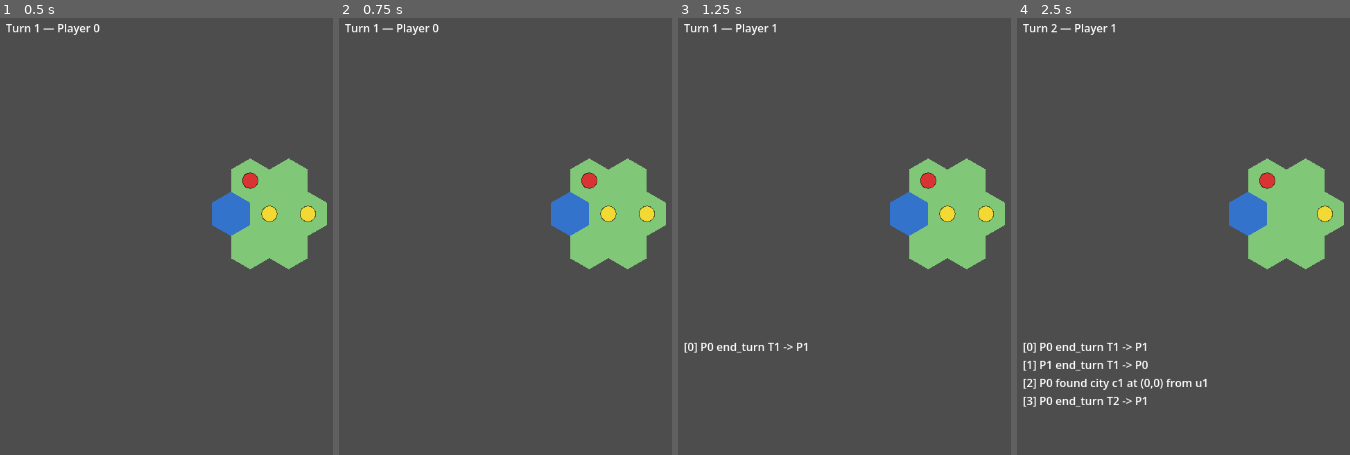
Above: before the commit, frames 1-4 (left to right).
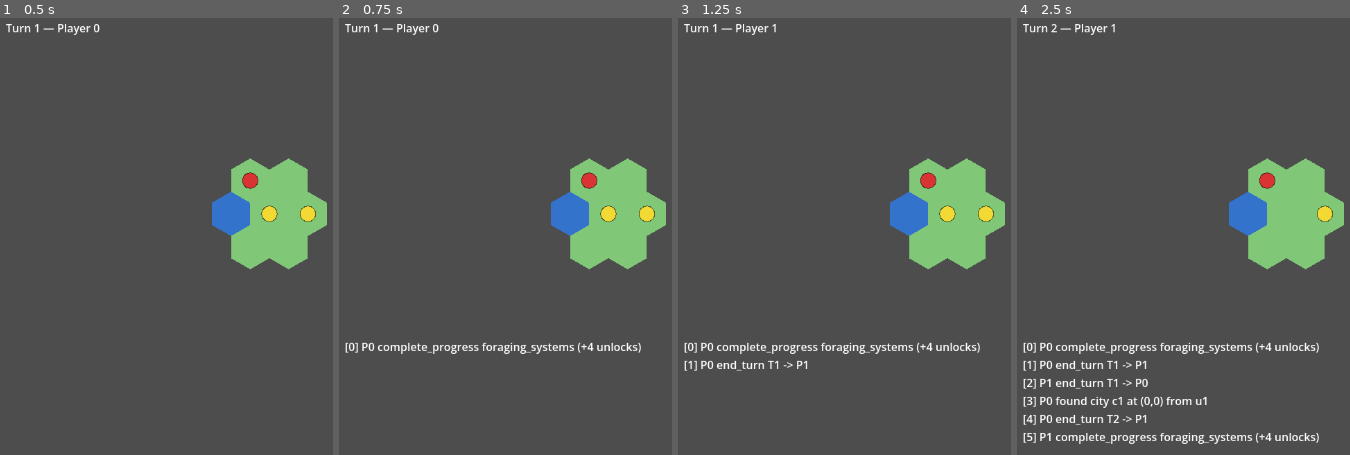
Above: after the commit, the same moments.

Repository: nizlas/EmpireOfMinds
Game: Godot game, scene res://main.tscn
Same seed, same stepped clock (60 frames per second), same inputs: the game is played once before the commit and once after it.
Inputs (mouse positions are in pixels of both pictures, inside the frame that each line leads up to):
- Up to frame 1 (0.5 s): no input
- Up to frame 2 (0.75 s): tap Enter at 0.5 s; move the mouse to (outside the picture) at 0.52 s; tap G at 0.6 s; click (outside the picture) at 0.67 s
- Up to frame 3 (1.25 s): tap Space at 0.77 s
- Up to frame 4 (2.5 s): tap Space at 1.25, 1.52 s; move the mouse to (1250, 253) at 1.27 s; hold A 1.28-2.03 s; tap G at 1.35, 2.3 s; tap Enter at 2 s; move the mouse to (outside the picture) at 2.02 s; tap F at 2.1 s

Frame 1 is identical in both runs. In frame 2, 0.9% of the frame differs, in the area x 1-91%, y 74-77%; in frame 3, 1.1%; in frame 4, 3.0%, in the area x 1-91%, y 74-98%.

Commit message:
Add Phase 3.4f progress debug input

Diff:
--- a/game/presentation/selection_controller.gd
+++ b/game/presentation/selection_controller.gd
@@ -12,6 +12,7 @@
 const MovementRulesScript = preload("res://domain/movement_rules.gd")
 const FoundCityScript = preload("res://domain/actions/found_city.gd")
 const SetCityProductionScript = preload("res://domain/actions/set_city_production.gd")
+const CompleteProgressScript = preload("res://domain/actions/complete_progress.gd")
 
 var scenario
 var game_state
@@ -30,6 +31,7 @@
 	assert(MovementRulesScript != null)
 	assert(FoundCityScript != null)
 	assert(SetCityProductionScript != null)
+	assert(CompleteProgressScript != null)
 	if game_state == null or layout == null or selection == null or selection_view == null or units_view == null:
 		return
 	if event is InputEventKey:
@@ -95,6 +97,18 @@
 			else:
 				push_warning("SetCityProduction rejected: %s" % sp_result["reason"])
 			return
+		if ek.pressed and not ek.echo and ek.keycode == KEY_G:
+			var pid = game_state.turn_state.current_player_id()
+			var action = CompleteProgressScript.make(pid, "foraging_systems")
+			var result = game_state.try_apply(action)
+			if result["accepted"]:
+				if turn_label != null:
+					turn_label.refresh()
+				if log_view != null:
+					log_view.refresh()
+			else:
+				push_warning("CompleteProgress rejected: %s" % result["reason"])
+			return
 	if event is InputEventMouseButton:
 		var mb = event as InputEventMouseButton
 		if mb.pressed and mb.button_index == MOUSE_BUTTON_LEFT:
Not shown, added: game/ai/tests/test_core_loop_ai_smoke.gd.uid
Not shown, added: game/domain/actions/complete_progress.gd.uid
Not shown, added: game/domain/content/city_project_definitions.gd.uid
Not shown, added: game/domain/content/progress_definitions.gd.uid
Not shown, added: game/domain/content/terrain_rule_definitions.gd.uid
Not shown, added: game/domain/content/unit_definitions.gd.uid
Not shown, added: game/domain/production_delivery.gd.uid
Not shown, added: game/domain/production_tick.gd.uid
Not shown, added: game/domain/progress_state.gd.uid
Not shown, added: game/domain/progress_unlock_resolver.gd.uid
Not shown, added: game/domain/tests/test_city_project_definitions.gd.uid
Not shown, added: game/domain/tests/test_complete_progress.gd.uid
(and 17 more such lines)
